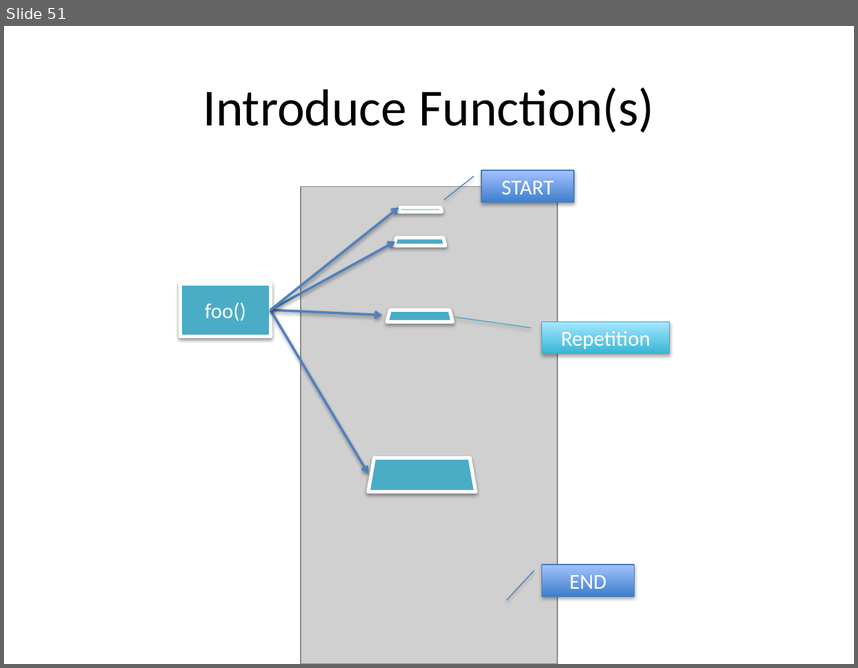
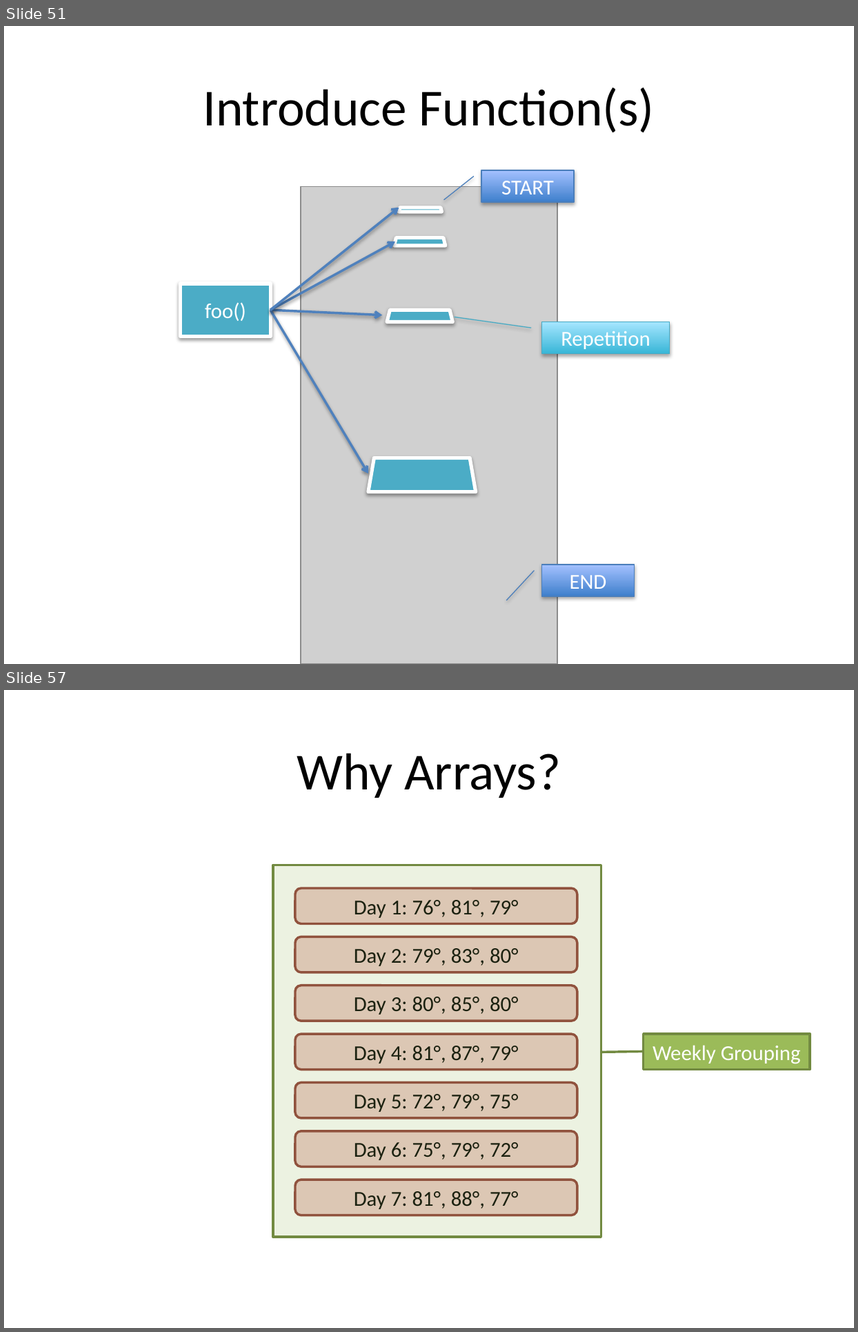
Before and after one commit to xiliax/web-programming-fundamentals, a slide deck: docs/learn-computer-programming.pptx. Shown one above the other, each under a label of ours: slide 51 before the commit, slides 51 and 57 after it; the slides between them are not shown. The pictures are 858x668 and 858x1332 pixels, drawn with LibreOffice and Linux fonts; fonts in the diff are those of the drawing; grey boxes stand for pictures. Boxes give left, top, right and bottom in pixels: in the first picture for what was removed or moved away, otherwise in the second. Text is boxed around its words. In the diff, an @@ line names an element or a change of style, - is before the commit and + after.

Commit message:
Slides and documentation update for c05s10 - Containers: Arrays

```diff
--- a/docs/learn-computer-programming.pptx
+++ b/docs/learn-computer-programming.pptx
@@ slide 57 added at (4, 690, 854, 1328), background #FFFFFF @@
@@ title added at (297, 753, 561, 798), 44 pt, text #000000 @@
+Why Arrays?
@@ rectangle added at (272, 865, 601, 1236), fill #9BBB59 at 18% opacity, outline #738A42 2 pt @@
@@ rounded rectangle added at (296, 888, 578, 924), fill #C0504D at 30% opacity, outline #8E3B39 2 pt, 18 pt, text #000000 @@
+Day 1: 76°, 81°, 79°
@@ rounded rectangle added at (296, 936, 578, 972), fill #C0504D at 30% opacity, outline #8E3B39 2 pt, 18 pt, text #000000 @@
+Day 2: 79°, 83°, 80°
@@ rounded rectangle added at (296, 985, 578, 1021), fill #C0504D at 30% opacity, outline #8E3B39 2 pt, 18 pt, text #000000 @@
+Day 3: 80°, 85°, 80°
@@ rounded rectangle added at (296, 1034, 578, 1069), fill #C0504D at 30% opacity, outline #8E3B39 2 pt, 18 pt, text #000000 @@
+Day 4: 81°, 87°, 79°
@@ border callout added at (643, 1034, 810, 1069), fill #9BBB59, outline #738A42 2 pt, 18 pt, text #FFFFFF @@
+Weekly Grouping
@@ rounded rectangle added at (296, 1082, 578, 1118), fill #C0504D at 30% opacity, outline #8E3B39 2 pt, 18 pt, text #000000 @@
+Day 5: 72°, 79°, 75°
@@ rounded rectangle added at (296, 1131, 578, 1167), fill #C0504D at 30% opacity, outline #8E3B39 2 pt, 18 pt, text #000000 @@
+Day 6: 75°, 79°, 72°
@@ rounded rectangle added at (296, 1180, 578, 1215), fill #C0504D at 30% opacity, outline #8E3B39 2 pt, 18 pt, text #000000 @@
+Day 7: 81°, 88°, 77°
```
Also in this commit, not shown: 2 slides changed, 8 other slides added, 1 slide removed, 9 other files.
